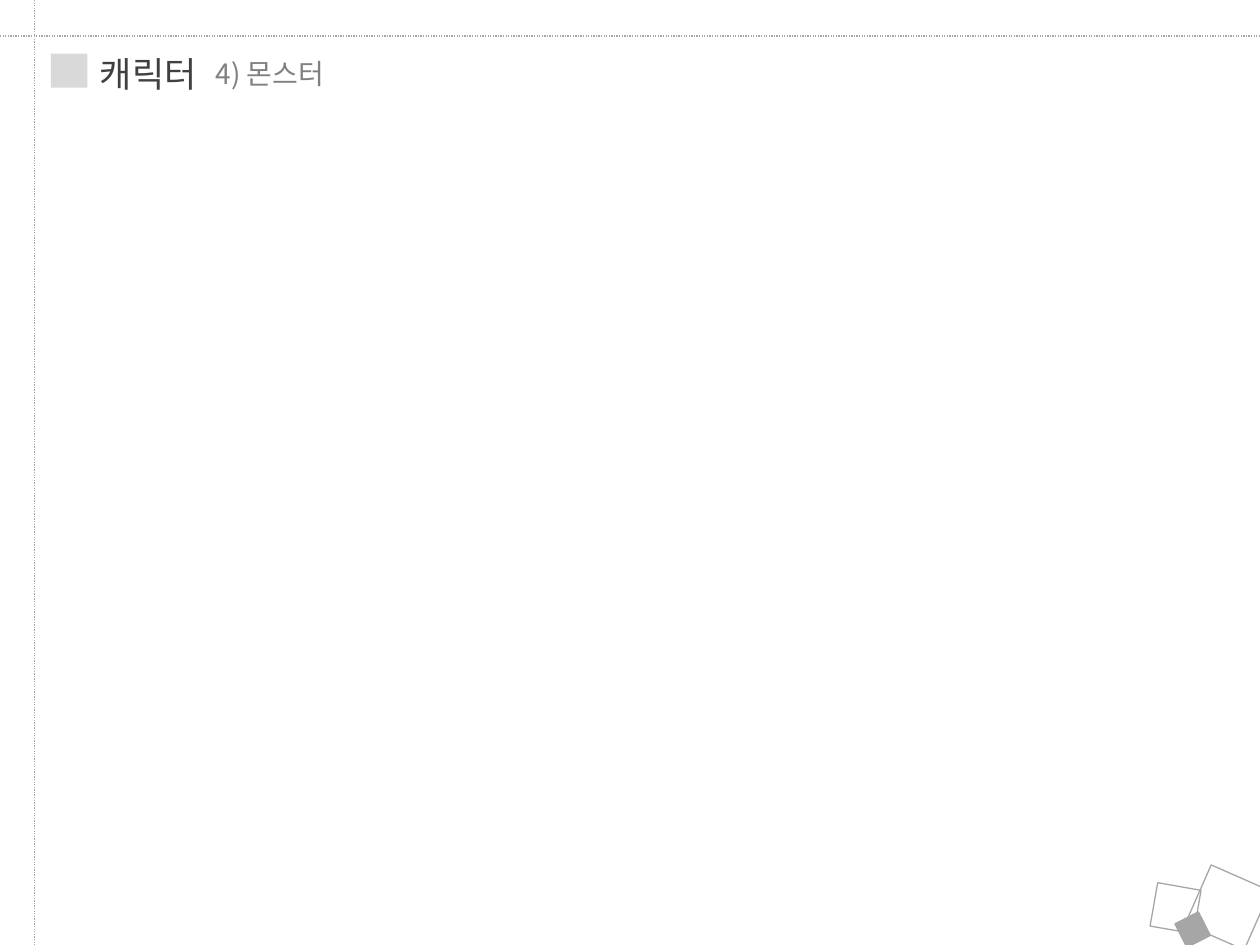
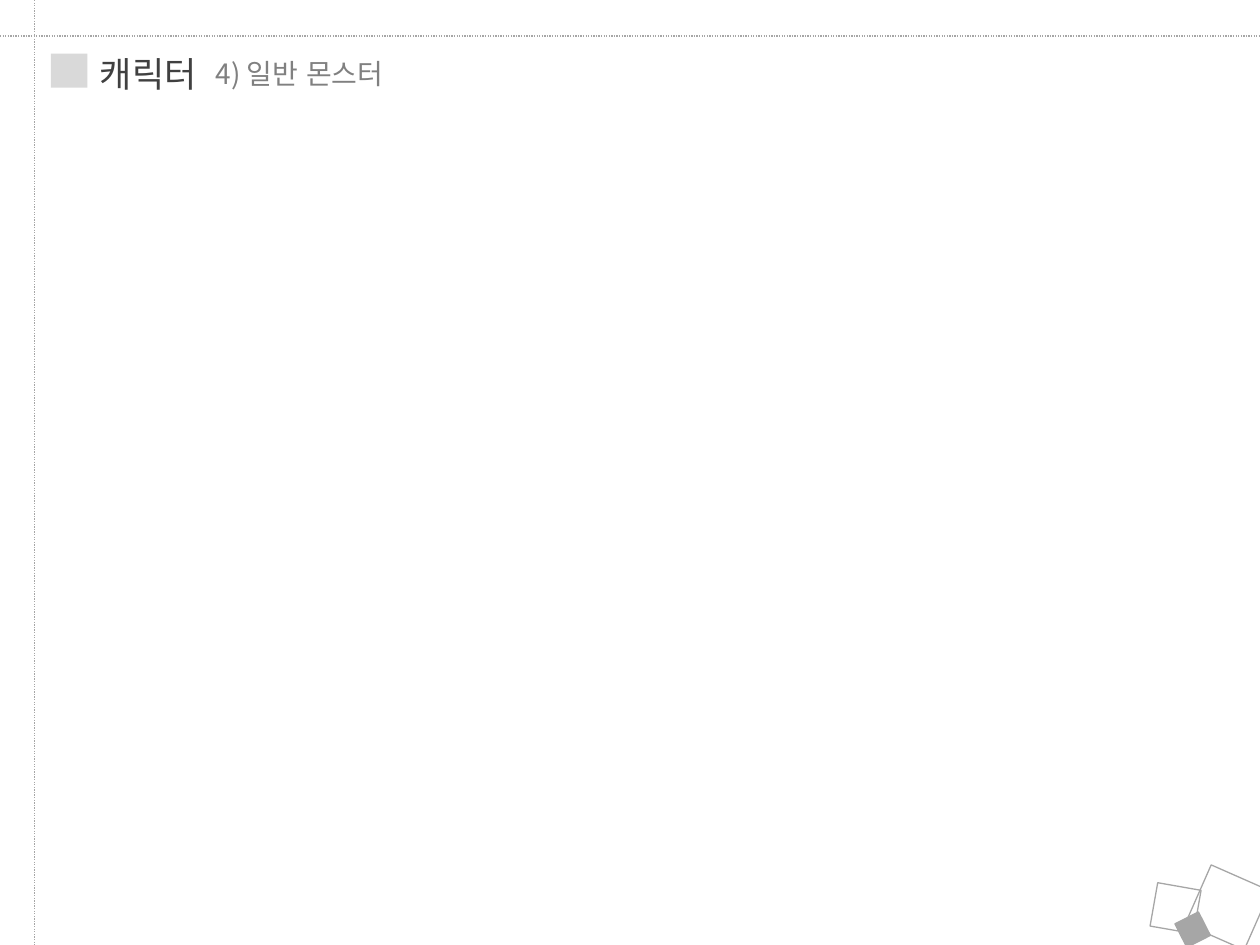
Before and after one commit to JungRobbi/ZolZak, a slide deck: slide 17 of Document/ppt.pptx (slide 18 before the commit). Drawn at 1260x945 pixels with LibreOffice and Linux fonts; fonts in the diff are those of the drawing. Boxes give left, top, right and bottom in pixels: in the first picture for what was removed or moved away, otherwise in the second. Text is boxed around its words. In the diff, an @@ line names an element or a change of style, - is before the commit and + after.

```diff
--- a/Document/ppt.pptx
+++ b/Document/ppt.pptx
@@ text at <box>216,61,383,89</box>: text changed @@
-4) 몬스터
+4) 일반 몬스터
```
Also in this commit, not shown: 11 other slides changed, 4 slides added, 1 slide removed.
